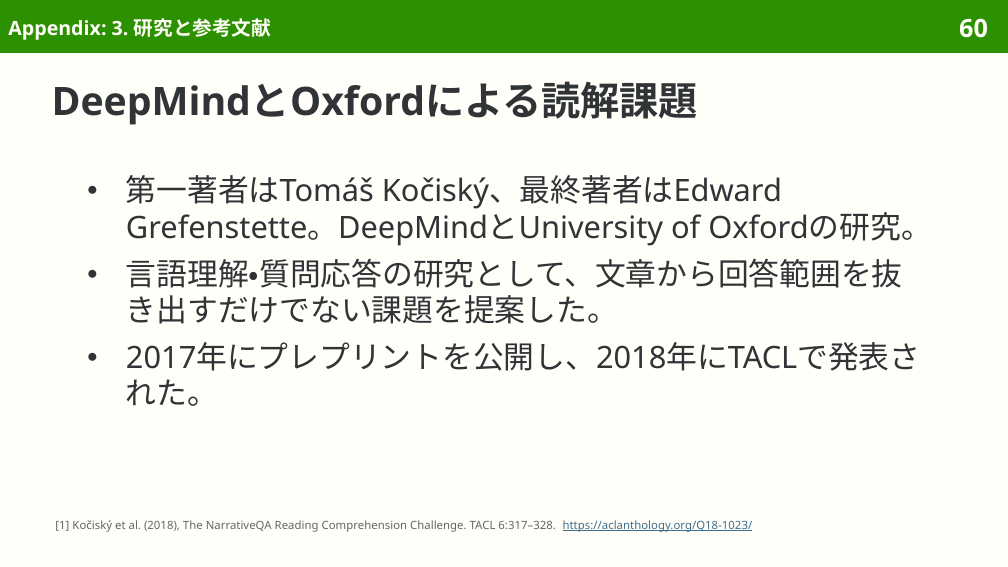
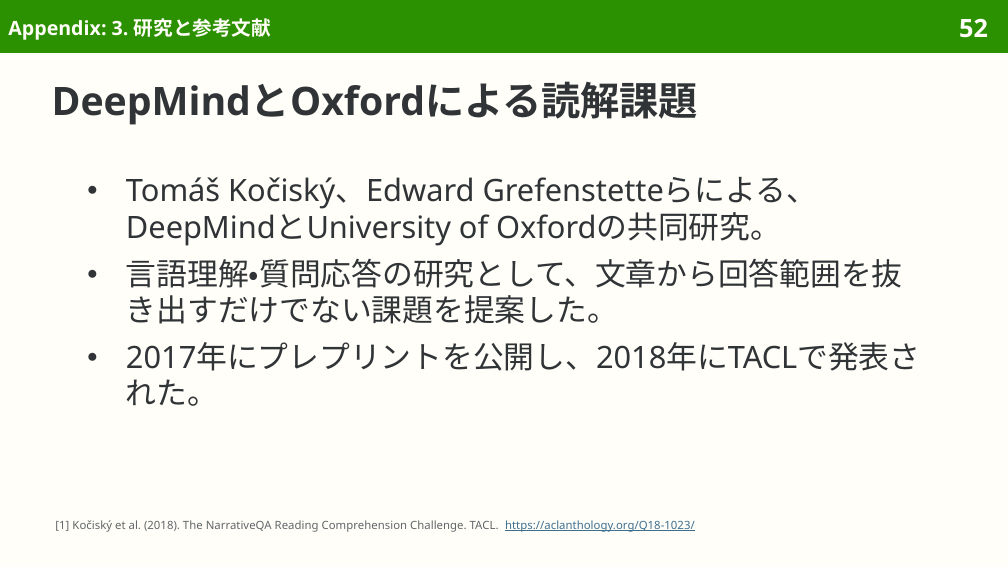
Before and after one commit to sasakiy84/datasets-in-10-minutes, a slide deck: slide 52 of slides/datasets-in-10-minutes-narrativeqa.pptx (slide 60 before the commit). Drawn at 1008x567 pixels with LibreOffice and Linux fonts; fonts in the diff are those of the drawing. Boxes give left, top, right and bottom in pixels: in the first picture for what was removed or moved away, otherwise in the second. Text is boxed around its words. In the diff, an @@ line names an element or a change of style, - is before the commit and + after.

Commit message:
Center NarrativeQA on narrative comprehension and full reference answers

```diff
--- a/slides/datasets-in-10-minutes-narrativeqa.pptx
+++ b/slides/datasets-in-10-minutes-narrativeqa.pptx
@@ page number at [959,18,988,38]: text changed @@
-60
+52
@@ text at [126,177,817,246]: text changed @@
-● 第一著者はTomáš Kočiský、最終著者はEdward Grefenstette。DeepMindとUniversity of Oxfordの研究。
+● Tomáš Kočiský、Edward Grefenstetteらによる、DeepMindとUniversity of Oxfordの共同研究。
@@ text at [55,520,695,532]: text changed @@
-[1] Kočiský et al. (2018), The NarrativeQA Reading Comprehension Challenge. TACL 6:317–328. https://aclanthology.org/Q18-1023/
+[1] Kočiský et al. (2018). The NarrativeQA Reading Comprehension Challenge. TACL. https://aclanthology.org/Q18-1023/
```
Also in this commit, not shown: 47 other slides changed, 1 slide added, 9 slides removed, 41 other files.
